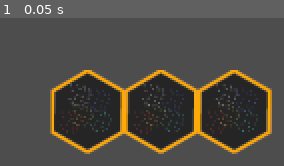
Above: before the commit, frame 1.
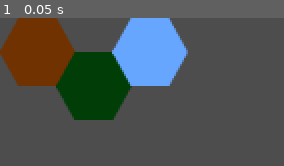
Above: after the commit, the same moment.

Repository: TJDBA/galaxy-conquest
Game: Godot game, scene res://scenes/Sextant.tscn
The game is run twice, just before and just after one commit, with the same random seed, the same clock (stepped at 60 frames per second) and the same inputs. The project has no main scene, so this scene is started directly.
Inputs:
- Up to frame 1 (0.05 s): no input

The runs differ from the first frame. In frame 1, 55% of the frame differs, in the area x 0-96%, y 0-92%.

Commit message:
Hex tiles and test

Diff:
--- /dev/null
+++ b/scenes/HexExperiment.tscn
@@ -0,0 +1,3 @@
+[gd_scene format=3 uid="uid://764enjoe0d18"]
+
+[node name="HexExperiment" type="Polygon2D"]
--- a/scenes/Sextant.tscn
+++ b/scenes/Sextant.tscn
@@ -1,13 +1,12 @@
 [gd_scene load_steps=3 format=3 uid="uid://bawcq4kvxhnd0"]
 
 [ext_resource type="Script" path="res://scripts/Sextant.gd" id="1_18bto"]
-[ext_resource type="TileSet" uid="uid://cmdt63xkuusry" path="res://scenes/Sextant.tres" id="2_ckg8n"]
+[ext_resource type="TileSet" uid="uid://cppodl72anssw" path="res://scenes/new_tile_set.tres" id="2_qtw6y"]
 
 [node name="Sextant" type="Node2D"]
 script = ExtResource("1_18bto")
 
 [node name="TileMapLayer" type="TileMapLayer" parent="."]
-position = Vector2(17, 63)
-tile_set = ExtResource("2_ckg8n")
+tile_set = ExtResource("2_qtw6y")
 rendering_quadrant_size = 20
 navigation_visibility_mode = 1
--- /dev/null
+++ b/scenes/new_tile_set.tres
@@ -0,0 +1,289 @@
+[gd_resource type="TileSet" load_steps=3 format=3 uid="uid://cppodl72anssw"]
+
+[ext_resource type="Texture2D" uid="uid://djmpqir0eigw4" path="res://assets/Color1HexTileMap.png" id="1_e3cq8"]
+
+[sub_resource type="TileSetAtlasSource" id="TileSetAtlasSource_0s2rt"]
+resource_name = "PlayerColors1"
+texture = ExtResource("1_e3cq8")
+margins = Vector2i(51, 55)
+separation = Vector2i(54, 62)
+texture_region_size = Vector2i(90, 82)
+0:0/0 = 0
+1:0/0 = 0
+2:0/0 = 0
+3:0/0 = 0
+4:0/0 = 0
+5:0/0 = 0
+6:0/0 = 0
+7:0/0 = 0
+8:0/0 = 0
+9:0/0 = 0
+10:0/0 = 0
+11:0/0 = 0
+12:0/0 = 0
+13:0/0 = 0
+14:0/0 = 0
+15:0/0 = 0
+16:0/0 = 0
+17:0/0 = 0
+18:0/0 = 0
+19:0/0 = 0
+20:0/0 = 0
+0:1/0 = 0
+1:1/0 = 0
+2:1/0 = 0
+3:1/0 = 0
+4:1/0 = 0
+5:1/0 = 0
+6:1/0 = 0
+7:1/0 = 0
+8:1/0 = 0
+9:1/0 = 0
+10:1/0 = 0
+11:1/0 = 0
+12:1/0 = 0
+13:1/0 = 0
+14:1/0 = 0
+15:1/0 = 0
+16:1/0 = 0
+17:1/0 = 0
+18:1/0 = 0
+19:1/0 = 0
+20:1/0 = 0
+0:2/0 = 0
+1:2/0 = 0
+2:2/0 = 0
+3:2/0 = 0
+4:2/0 = 0
+5:2/0 = 0
+6:2/0 = 0
+7:2/0 = 0
+8:2/0 = 0
+9:2/0 = 0
+10:2/0 = 0
+11:2/0 = 0
+12:2/0 = 0
+13:2/0 = 0
+14:2/0 = 0
+15:2/0 = 0
+16:2/0 = 0
+17:2/0 = 0
+18:2/0 = 0
+19:2/0 = 0
+20:2/0 = 0
+0:3/0 = 0
+1:3/0 = 0
+2:3/0 = 0
+3:3/0 = 0
+4:3/0 = 0
+5:3/0 = 0
+6:3/0 = 0
+7:3/0 = 0
+8:3/0 = 0
+9:3/0 = 0
+10:3/0 = 0
+11:3/0 = 0
+12:3/0 = 0
+13:3/0 = 0
+14:3/0 = 0
+15:3/0 = 0
+16:3/0 = 0
+17:3/0 = 0
+18:3/0 = 0
+19:3/0 = 0
+20:3/0 = 0
+0:4/0 = 0
+1:4/0 = 0
+2:4/0 = 0
+3:4/0 = 0
+4:4/0 = 0
+5:4/0 = 0
+6:4/0 = 0
+7:4/0 = 0
+8:4/0 = 0
+9:4/0 = 0
+10:4/0 = 0
+11:4/0 = 0
+12:4/0 = 0
+13:4/0 = 0
+14:4/0 = 0
+15:4/0 = 0
+16:4/0 = 0
+17:4/0 = 0
+18:4/0 = 0
+19:4/0 = 0
+20:4/0 = 0
+0:5/0 = 0
+1:5/0 = 0
+2:5/0 = 0
+3:5/0 = 0
+4:5/0 = 0
+5:5/0 = 0
+6:5/0 = 0
+7:5/0 = 0
+8:5/0 = 0
+9:5/0 = 0
+10:5/0 = 0
+11:5/0 = 0
+12:5/0 = 0
+13:5/0 = 0
+14:5/0 = 0
+15:5/0 = 0
+16:5/0 = 0
+17:5/0 = 0
+18:5/0 = 0
+19:5/0 = 0
+20:5/0 = 0
+0:6/0 = 0
+1:6/0 = 0
+2:6/0 = 0
+3:6/0 = 0
+4:6/0 = 0
+5:6/0 = 0
+6:6/0 = 0
+7:6/0 = 0
+8:6/0 = 0
+9:6/0 = 0
+10:6/0 = 0
+11:6/0 = 0
+12:6/0 = 0
+13:6/0 = 0
+14:6/0 = 0
+15:6/0 = 0
+16:6/0 = 0
+17:6/0 = 0
+18:6/0 = 0
+19:6/0 = 0
+20:6/0 = 0
+0:7/0 = 0
+1:7/0 = 0
+2:7/0 = 0
+3:7/0 = 0
+4:7/0 = 0
+5:7/0 = 0
+6:7/0 = 0
+7:7/0 = 0
+8:7/0 = 0
+9:7/0 = 0
+10:7/0 = 0
+11:7/0 = 0
+12:7/0 = 0
+13:7/0 = 0
+14:7/0 = 0
+15:7/0 = 0
+16:7/0 = 0
+17:7/0 = 0
+18:7/0 = 0
+19:7/0 = 0
+20:7/0 = 0
+0:8/0 = 0
+1:8/0 = 0
+2:8/0 = 0
+3:8/0 = 0
+4:8/0 = 0
+5:8/0 = 0
+6:8/0 = 0
+7:8/0 = 0
+8:8/0 = 0
+9:8/0 = 0
+10:8/0 = 0
+11:8/0 = 0
+12:8/0 = 0
+13:8/0 = 0
+14:8/0 = 0
+15:8/0 = 0
+16:8/0 = 0
+17:8/0 = 0
+18:8/0 = 0
+19:8/0 = 0
+20:8/0 = 0
+0:9/0 = 0
+1:9/0 = 0
+2:9/0 = 0
+3:9/0 = 0
+4:9/0 = 0
+5:9/0 = 0
+6:9/0 = 0
+7:9/0 = 0
+8:9/0 = 0
+9:9/0 = 0
+10:9/0 = 0
+11:9/0 = 0
+12:9/0 = 0
+13:9/0 = 0
+14:9/0 = 0
+15:9/0 = 0
+16:9/0 = 0
+17:9/0 = 0
+18:9/0 = 0
+19:9/0 = 0
+20:9/0 = 0
+0:10/0 = 0
+1:10/0 = 0
+2:10/0 = 0
+3:10/0 = 0
+4:10/0 = 0
+5:10/0 = 0
+6:10/0 = 0
+7:10/0 = 0
+8:10/0 = 0
+9:10/0 = 0
+10:10/0 = 0
+11:10/0 = 0
+12:10/0 = 0
+13:10/0 = 0
+14:10/0 = 0
+15:10/0 = 0
+16:10/0 = 0
+17:10/0 = 0
+18:10/0 = 0
+19:10/0 = 0
+20:10/0 = 0
+0:11/0 = 0
+1:11/0 = 0
+2:11/0 = 0
+3:11/0 = 0
+4:11/0 = 0
+5:11/0 = 0
+6:11/0 = 0
+7:11/0 = 0
+8:11/0 = 0
+9:11/0 = 0
+10:11/0 = 0
+11:11/0 = 0
+12:11/0 = 0
+13:11/0 = 0
+14:11/0 = 0
+15:11/0 = 0
+16:11/0 = 0
+17:11/0 = 0
+18:11/0 = 0
+19:11/0 = 0
+20:11/0 = 0
+0:12/0 = 0
+1:12/0 = 0
+2:12/0 = 0
+3:12/0 = 0
+4:12/0 = 0
+5:12/0 = 0
+6:12/0 = 0
+7:12/0 = 0
+8:12/0 = 0
+9:12/0 = 0
+10:12/0 = 0
+11:12/0 = 0
+12:12/0 = 0
+13:12/0 = 0
+14:12/0 = 0
+15:12/0 = 0
+16:12/0 = 0
+17:12/0 = 0
+18:12/0 = 0
+19:12/0 = 0
+20:12/0 = 0
+
+[resource]
+tile_shape = 3
+tile_offset_axis = 1
+tile_size = Vector2i(90, 82)
+sources/1 = SubResource("TileSetAtlasSource_0s2rt")
--- a/scripts/Sextant.gd
+++ b/scripts/Sextant.gd
@@ -9,10 +9,11 @@
 		print("TileMapLayer node not found!")
 		return
 
+#Red, Blue, Teal, Purple, Yellow, Orange, Green, Pink, Grey, Light Blue, Dark Green, Brown
 	# Place a single tile at (0, 0)
 	print("here2")
 	print(tile_id)
-	tilemaplayer.set_cell(Vector2i(0, 0),0,Vector2i(0, 0))
-	tilemaplayer.set_cell(Vector2i(1, 0),0,Vector2i(0, 0))
-	tilemaplayer.set_cell(Vector2i(2, 0),0,Vector2i(0, 0))
+	tilemaplayer.set_cell(Vector2i(0, 0),1,Vector2i(0, 0))
+	tilemaplayer.set_cell(Vector2i(1, 0),1,Vector2i(0, 1))
+	tilemaplayer.set_cell(Vector2i(2, 0),1,Vector2i(0, 2))
 	#tilemaplayer.set_cell(Vector2i(3, 0),0,Vector2i(0, 0))
Binary file added: assets/Color1HexTileMap.png
Not shown, added: assets/Color1HexTileMap.png.import
Not shown, added: Blank Hex Tile Map.xcf
Not shown, added: Color1 Hex Tile Map.xcf
Not shown, added: WIP Hex Tile Map.xcf
